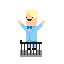
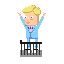
Comparing the layer stacks of the two 64x64 images. Changes:
added layer "Layer 3" above "Layer 2" over (17, 5, 46, 50)
hid "Layer 2" over (18, 9, 45, 50)
